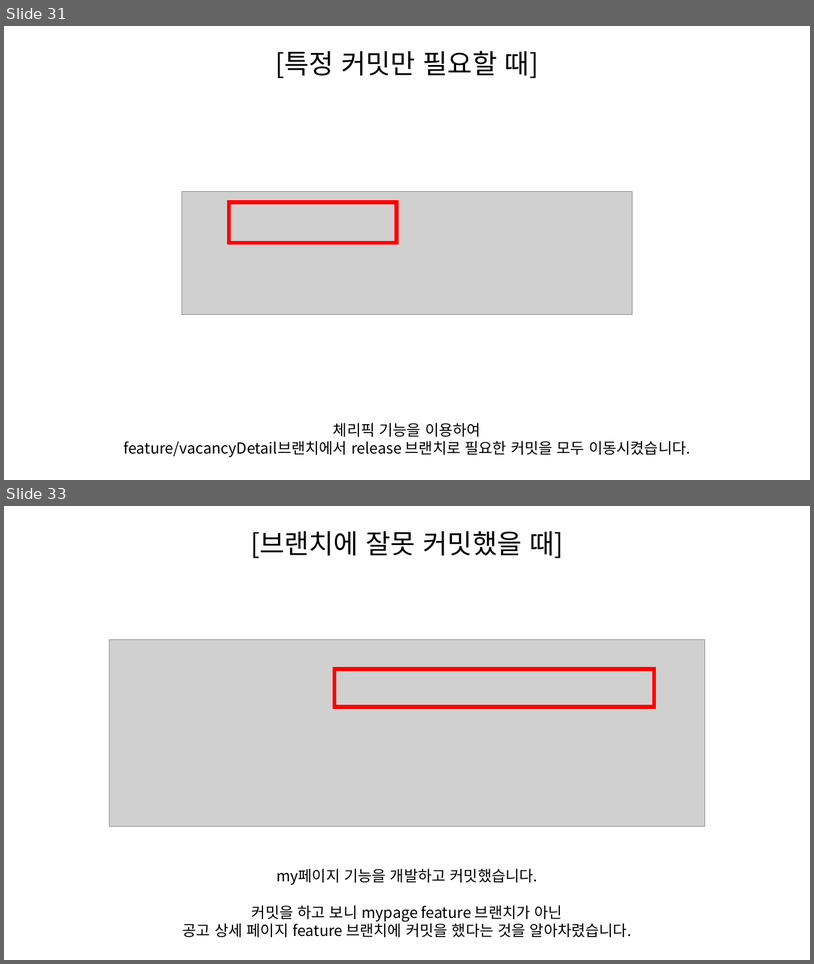
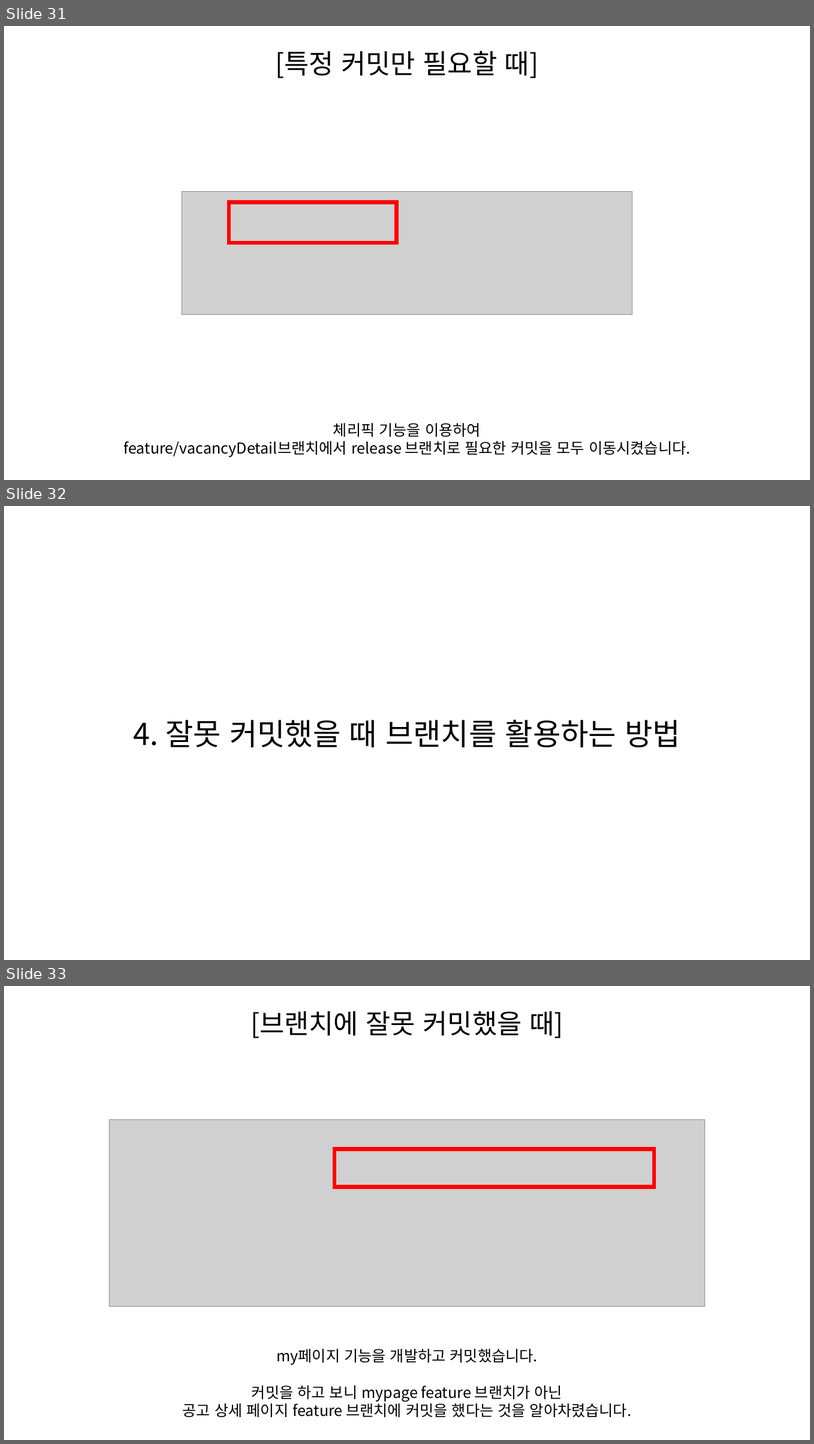
Before and after one commit to SeungHeeNoh/study_well, a slide deck: docs/10. 편리한 기능.pptx. Shown one above the other, each under a label of ours: slides 31 and 33 before the commit, slides 31, 32 and 33 after it; the slides between them are not shown. The pictures are 814x964 and 814x1444 pixels, drawn with LibreOffice and Linux fonts; fonts in the diff are those of the drawing; grey boxes stand for pictures. Boxes give left, top, right and bottom in pixels: in the first picture for what was removed or moved away, otherwise in the second. Text is boxed around its words. In the diff, an @@ line names an element or a change of style, - is before the commit and + after.

```diff
--- a/docs/10. 편리한 기능.pptx
+++ b/docs/10. 편리한 기능.pptx
@@ slide 32 added at box(4, 506, 810, 960), background #FFFFFF @@
@@ text added at box(134, 720, 681, 747), 36 pt, text #000000 @@
+4. 잘못 커밋했을 때 브랜치를 활용하는 방법
```
Also in this commit, not shown: 9 slides changed, 4 other slides added, 4 slides removed.
